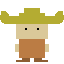
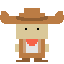
Comparing the layer stacks of the two (64, 64) images. Changes:
painted on "right" over 32, 8, 64, 53
painted on "left" over 0, 8, 32, 53
